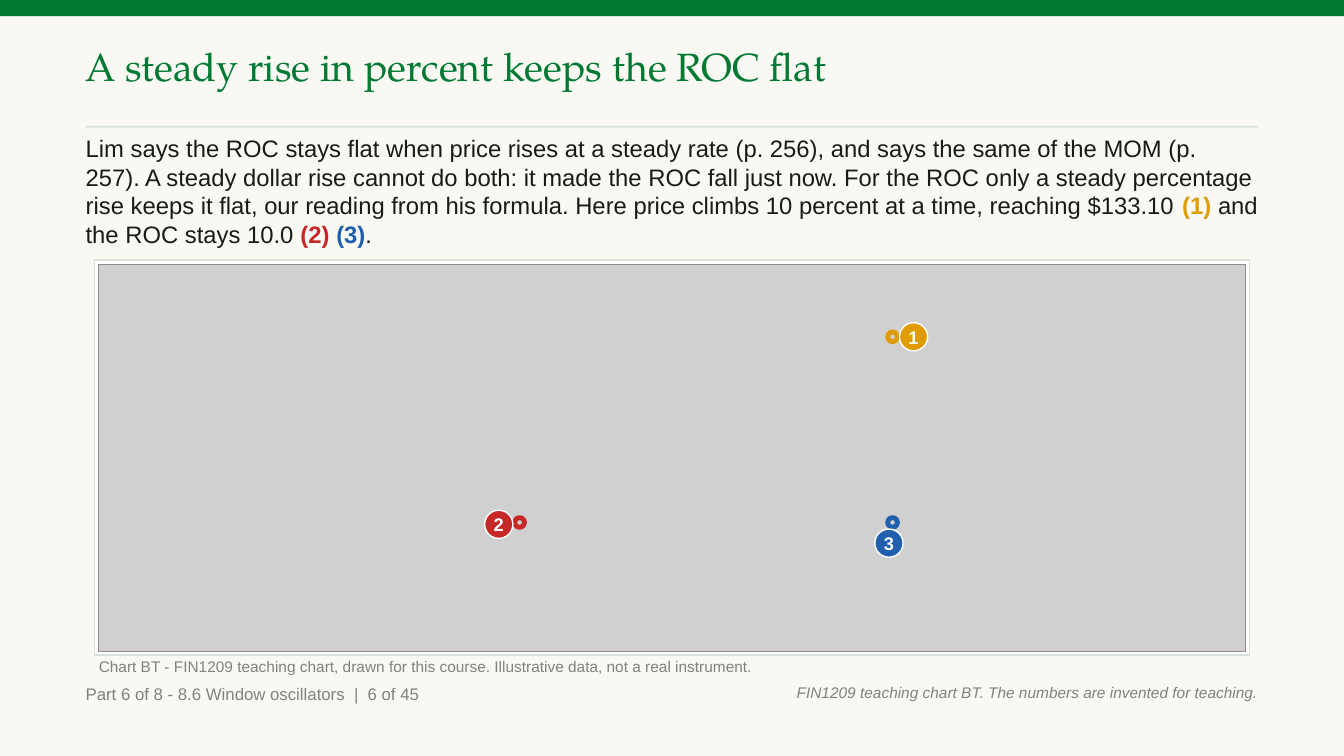
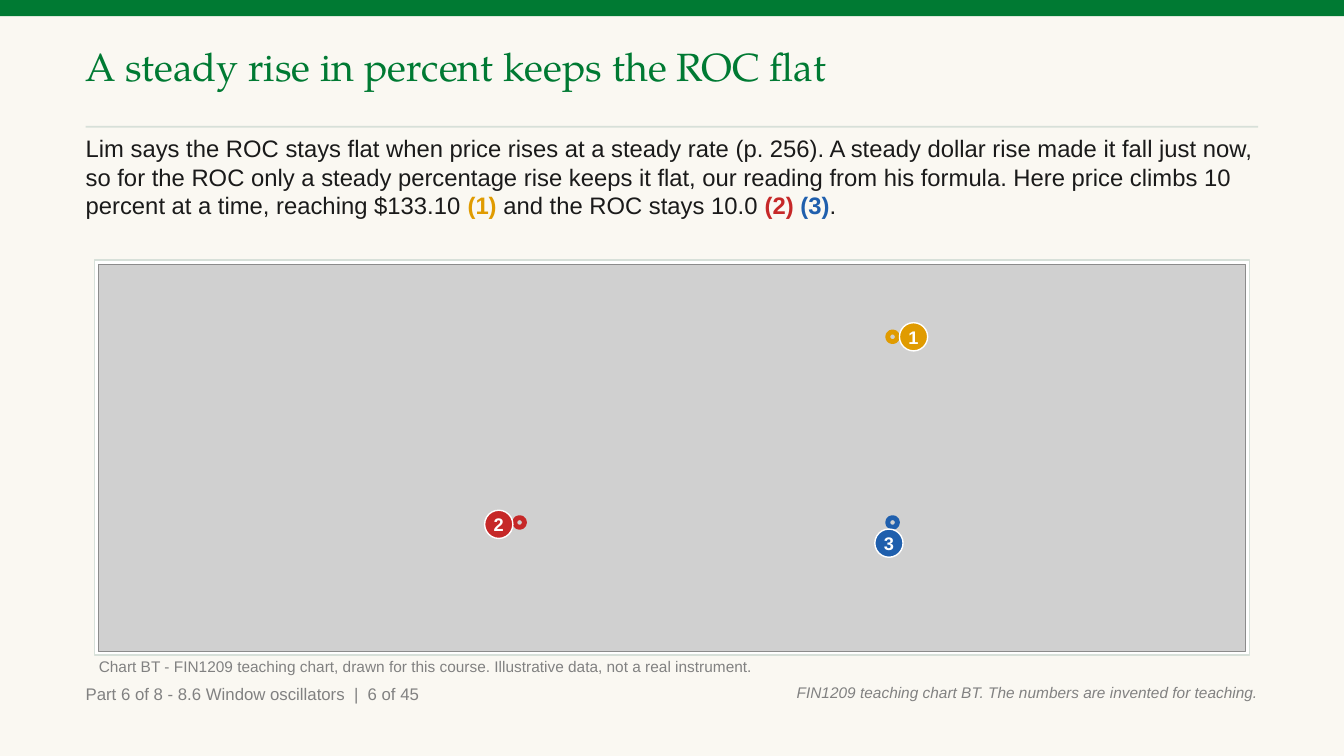
Before and after one commit to benjiesotelo-sudo/Telos_FIN1209, a slide deck: slide 190 of chapter-08/FIN1209-Chapter-08.pptx. Drawn at 1344x756 pixels with LibreOffice and Linux fonts; fonts in the diff are those of the drawing; grey boxes stand for pictures. Boxes give left, top, right and bottom in pixels: in the first picture for what was removed or moved away, otherwise in the second. Text is boxed around its words. In the diff, an @@ line names an element or a change of style, - is before the commit and + after.

```diff
--- a/chapter-08/FIN1209-Chapter-08.pptx
+++ b/chapter-08/FIN1209-Chapter-08.pptx
@@ text at (86, 139, 1252, 219): text changed @@
-Lim says the ROC stays flat when price rises at a steady rate (p. 256), and says the same of the MOM (p. 257). A steady dollar rise cannot do both: it made the ROC fall just now. For the ROC only a steady percentage rise keeps it flat, our reading from his formula. Here price climbs 10 percent at a time, reaching $133.10 (1) and the ROC stays 10.0 (2) (3).
+Lim says the ROC stays flat when price rises at a steady rate (p. 256). A steady dollar rise made it fall just now, so for the ROC only a steady percentage rise keeps it flat, our reading from his formula. Here price climbs 10 percent at a time, reaching $133.10 (1) and the ROC stays 10.0 (2) (3).
```
Also in this commit, not shown: 11 other slides changed, 7 other files.
